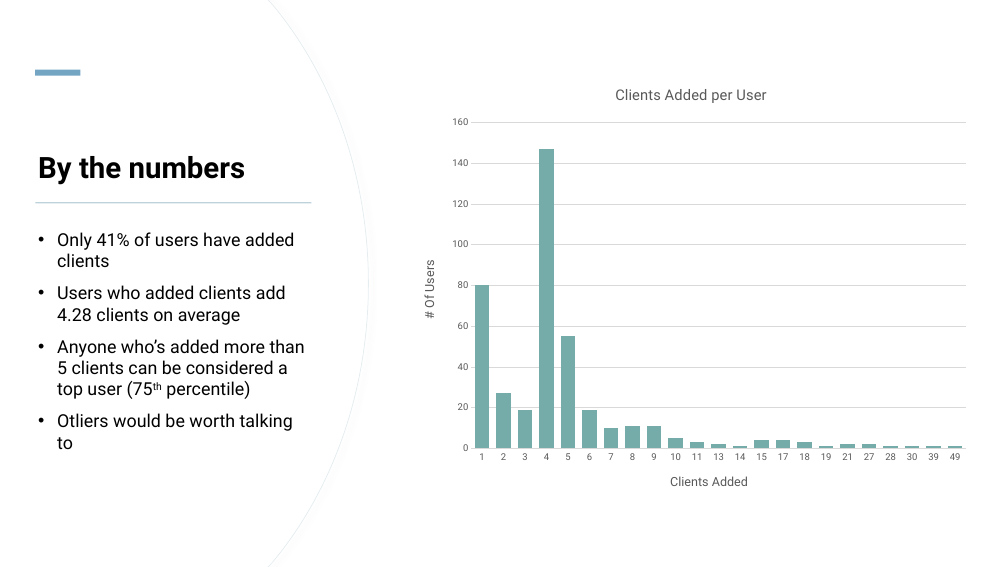
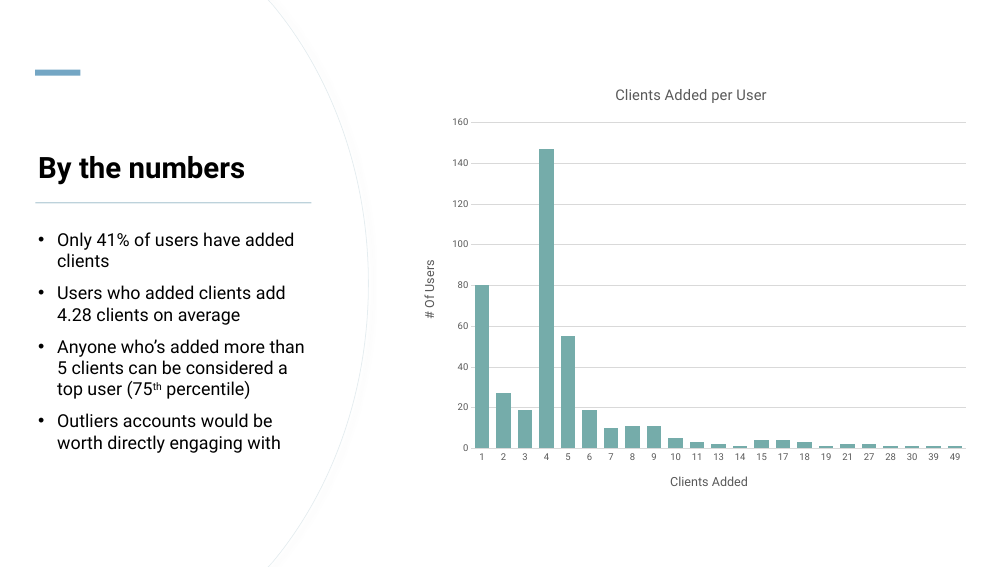
Before and after one commit to gd4447/Code-Samples, a slide deck: slide 5 of mockCompany_Presentation.pptx. Drawn at 1008x567 pixels with LibreOffice and Linux fonts; fonts in the diff are those of the drawing. Boxes give left, top, right and bottom in pixels: in the first picture for what was removed or moved away, otherwise in the second. Text is boxed around its words. In the diff, an @@ line names an element or a change of style, - is before the commit and + after.

```diff
--- a/mockCompany_Presentation.pptx
+++ b/mockCompany_Presentation.pptx
@@ text at (57,413,280,453): text changed @@
-• Otliers would be worth talking to
+• Outliers accounts would be worth directly engaging with
```
Also in this commit, not shown: 2 other slides changed.
